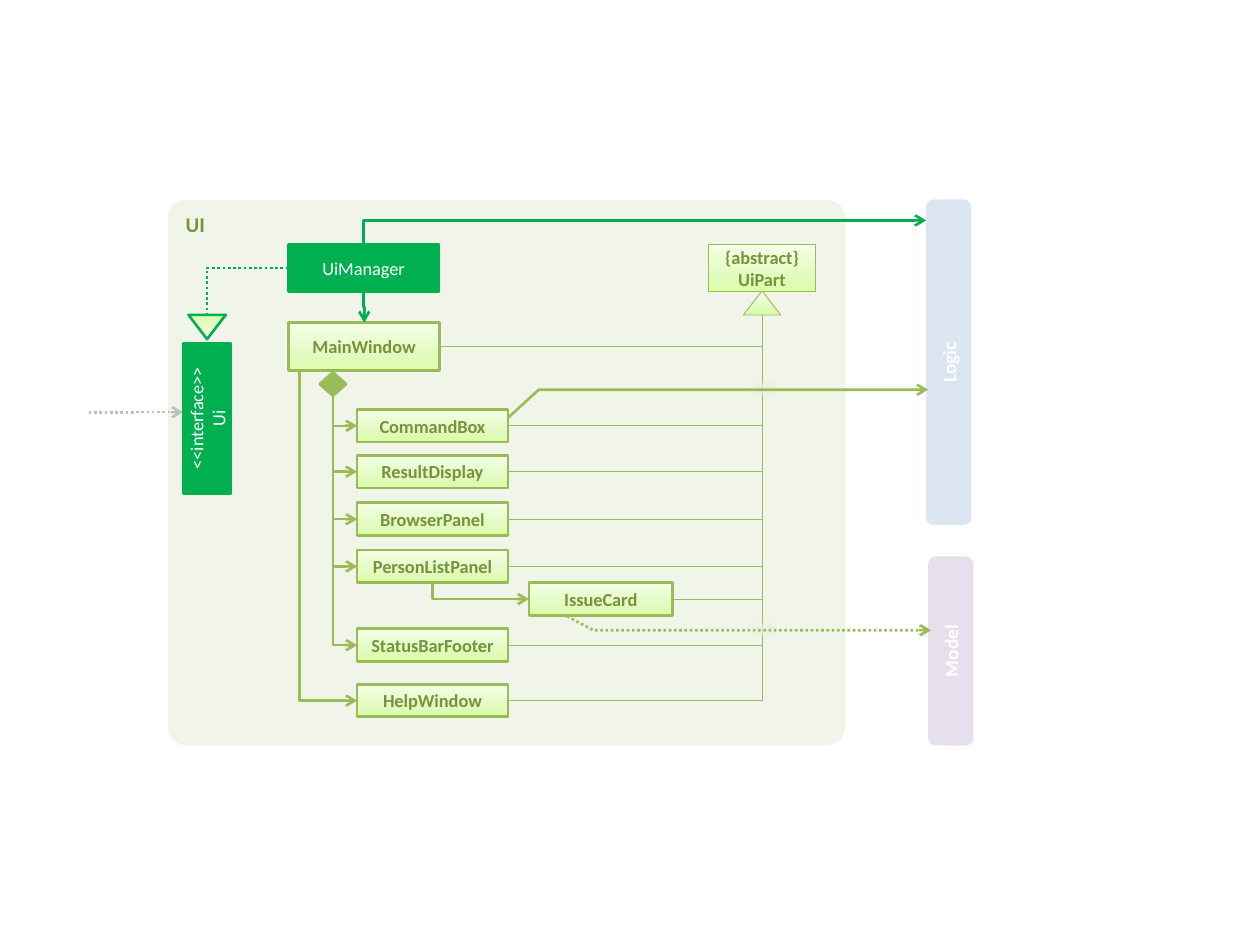
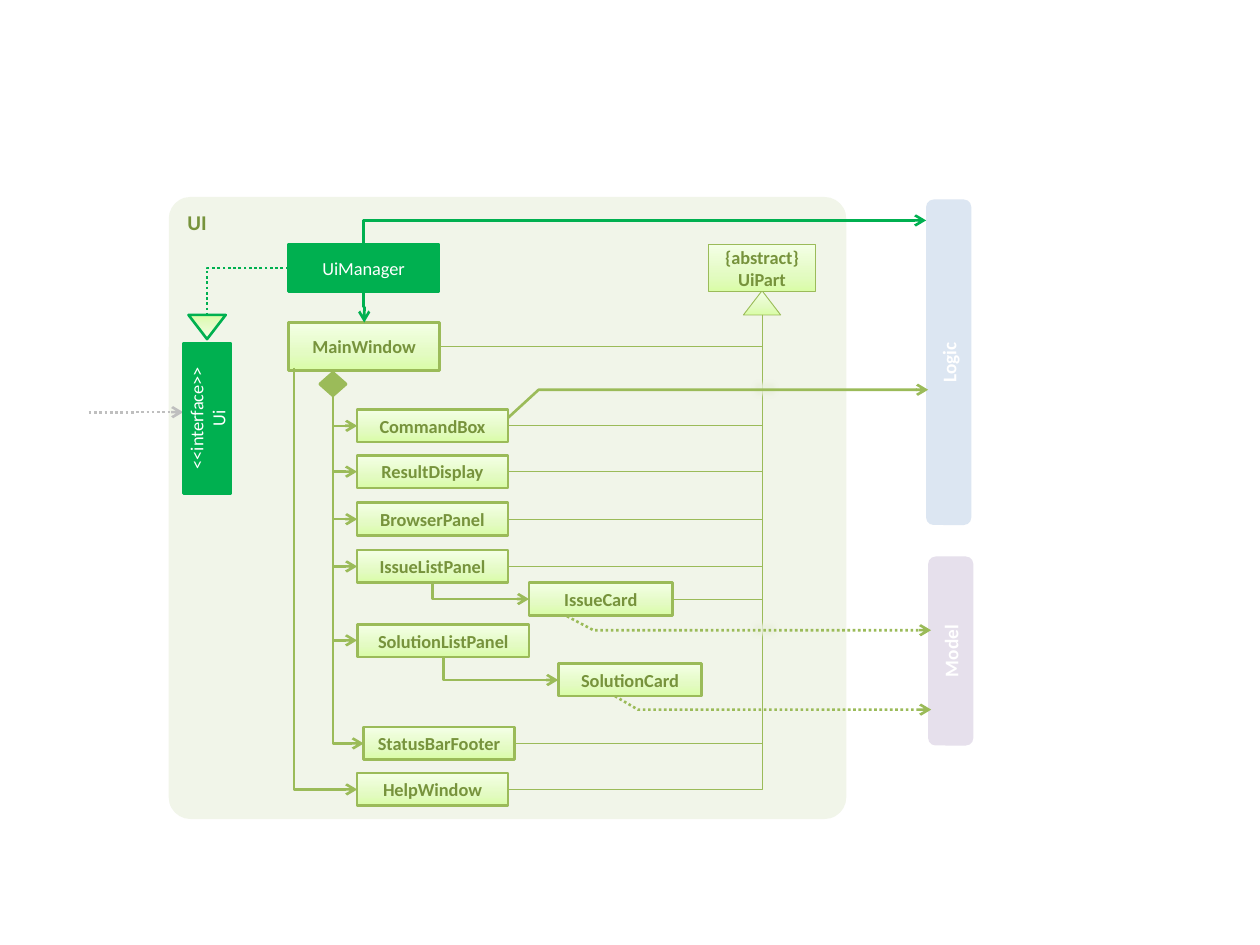
Before and after one commit to zhengwei143/addressbook-level4, a slide deck: slide 1 of docs/diagrams/UiComponentClassDiagram.pptx. Drawn at 1260x945 pixels with LibreOffice and Linux fonts; fonts in the diff are those of the drawing. Boxes give left, top, right and bottom in pixels: in the first picture for what was removed or moved away, otherwise in the second. Text is boxed around its words. In the diff, an @@ line names an element or a change of style, - is before the commit and + after.

```diff
--- a/docs/diagrams/UiComponentClassDiagram.pptx
+++ b/docs/diagrams/UiComponentClassDiagram.pptx
@@ rounded rectangle "UI": place and size @@
-rounded rectangle "UI" at (168, 199, 845, 745)
+rounded rectangle "UI" at (169, 197, 847, 819)
@@ elbow line moved from (762, 315) - (508, 701) to (762, 315) - (508, 790) @@
@@ elbow line moved from (762, 315) - (508, 645) to (762, 315) - (514, 743) @@
@@ elbow arrow moved from (300, 370) - (358, 701) to (294, 368) - (358, 789) @@
@@ elbow arrow added from (333, 373) to (357, 640), #9BBB59 1.5 pt @@
@@ elbow arrow moved from (333, 396) - (358, 645) to (333, 396) - (364, 743) @@
@@ text in rectangle at (380, 560, 486, 573): text changed @@
-PersonListPanel
+IssueListPanel
@@ rectangle added at (358, 625, 529, 658), fill gradient #DAFDA7 to #E4FCC2 to #F5FFE7, outline #9BBB59 1.5 pt, 10.5 pt, text #77933C, bold @@
+SolutionListPanel
@@ elbow arrow added from (444, 658) to (558, 680), #9BBB59 1.5 pt @@
@@ rectangle added at (558, 664, 702, 697), fill gradient #DAFDA7 to #E4FCC2 to #F5FFE7, outline #9BBB59 1.5 pt, 10.5 pt, text #77933C, bold @@
+SolutionCard
@@ freeform shape added at (615, 697, 931, 711), outline #9BBB59 1.5 pt dashed @@
@@ rectangle "StatusBarFooter": place and size @@
-rectangle "StatusBarFooter" at (358, 629, 509, 662)
+rectangle "StatusBarFooter" at (364, 727, 515, 760)
@@ rectangle "HelpWindow": place and size @@
-rectangle "HelpWindow" at (358, 684, 509, 717)
+rectangle "HelpWindow" at (358, 774, 509, 806)
```
Also in this commit, not shown: 3 other files.
